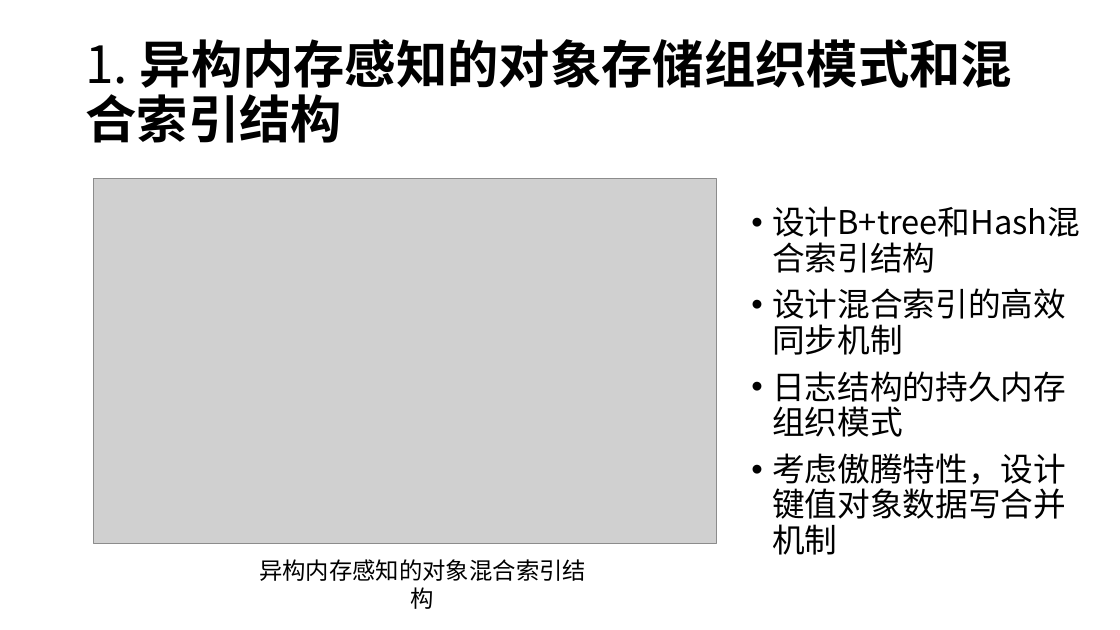
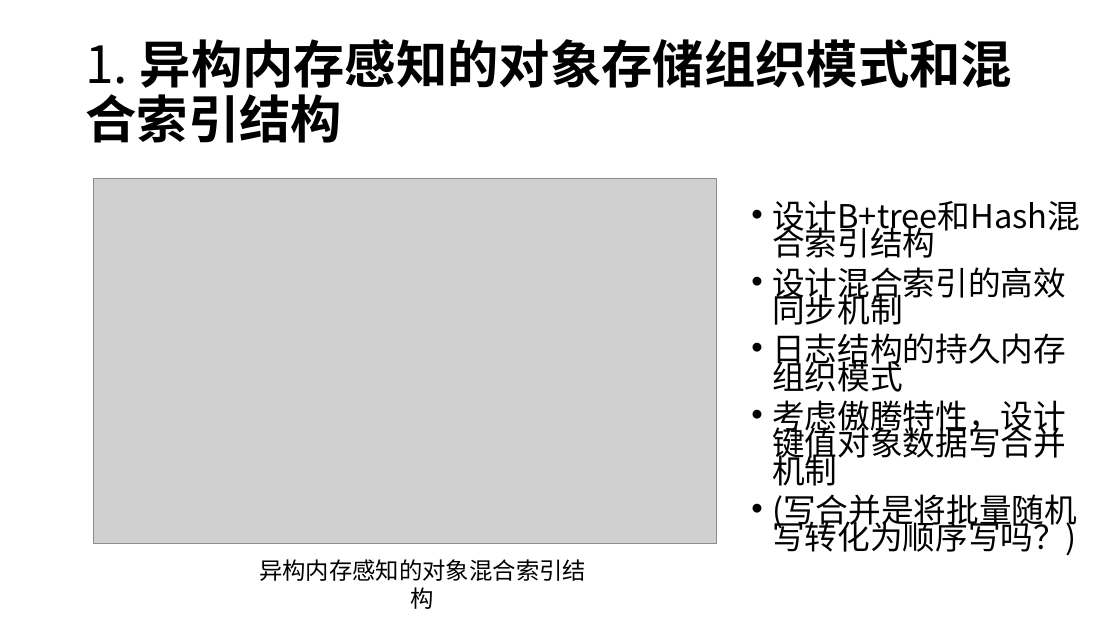
Before and after one commit to LBY2000/Paper_recently_read, a slide deck: slide 3 of 暑期年会-刘海坤.pptx. Drawn at 1120x630 pixels with LibreOffice and Linux fonts; fonts in the diff are those of the drawing; grey boxes stand for pictures. Boxes give left, top, right and bottom in pixels: in the first picture for what was removed or moved away, otherwise in the second. Text is boxed around its words. In the diff, an @@ line names an element or a change of style, - is before the commit and + after.

Commit message:
Lab PPT

```diff
--- a/暑期年会-刘海坤.pptx
+++ b/暑期年会-刘海坤.pptx
@@ text at (772,200,1080,486): line spacing 0.9 to 0.7 @@
@@ text at (772,494,1077,555): paragraph added @@
+• (写合并是将批量随机写转化为顺序写吗？)
```
